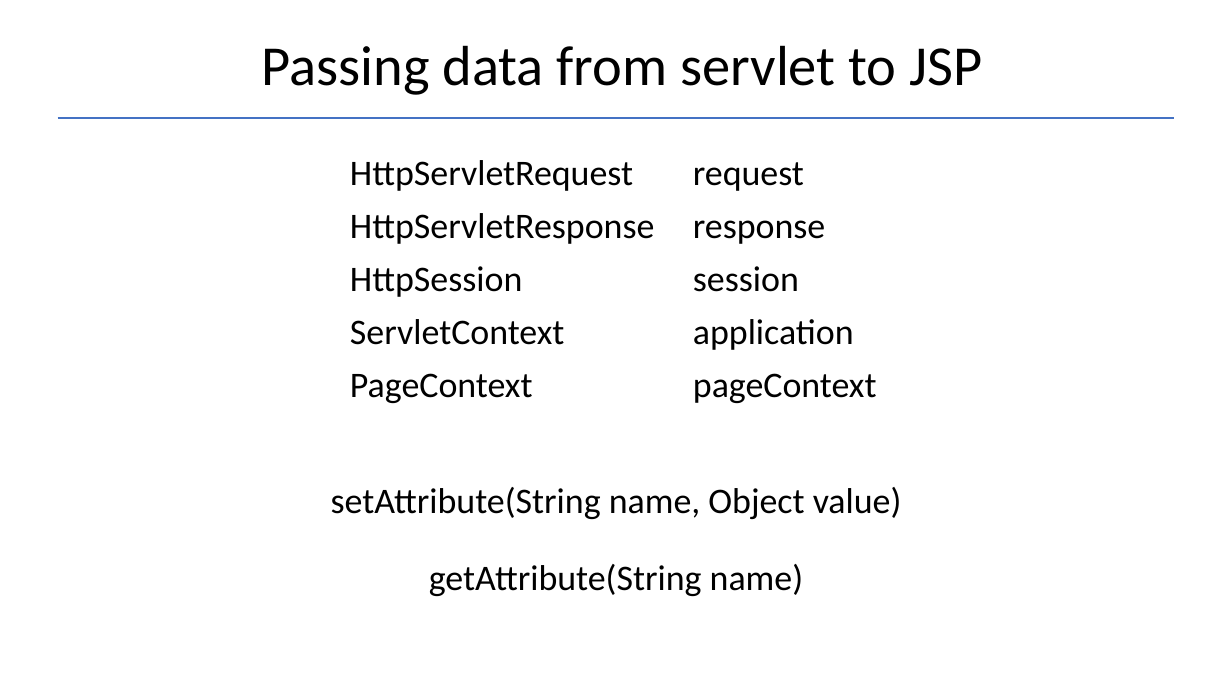
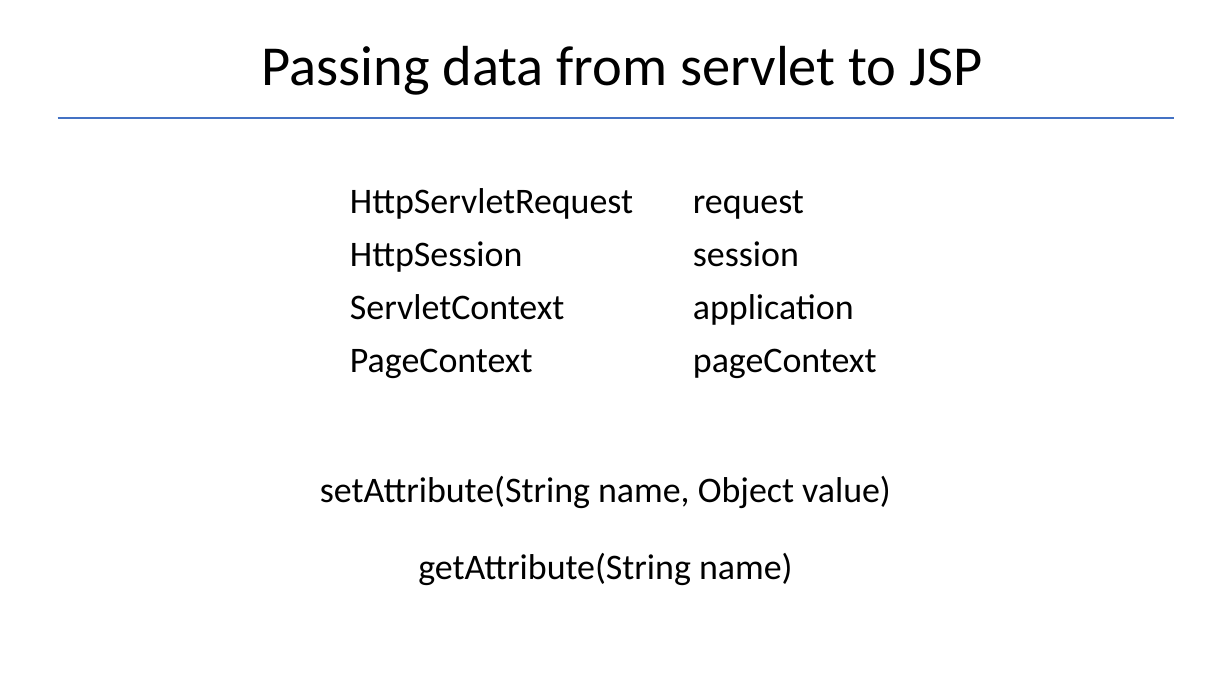
Before and after one commit to Garnik94/Levelup_presentations, a slide deck: slide 24 of Servlet/Servlet_Presentation.pptx. Drawn at 1232x693 pixels with LibreOffice and Linux fonts; fonts in the diff are those of the drawing. Boxes give left, top, right and bottom in pixels: in the first picture for what was removed or moved away, otherwise in the second. Text is boxed around its words. In the diff, an @@ line names an element or a change of style, - is before the commit and + after.

```diff
--- a/Servlet/Servlet_Presentation.pptx
+++ b/Servlet/Servlet_Presentation.pptx
@@ table at (x1=341, y1=175, x2=892, y2=427) @@
-row 2: HttpServletResponse | response
@@ table resized from (x1=341, y1=146, x2=892, y2=451) to (x1=341, y1=175, x2=892, y2=427) @@
@@ text "setAttribute(String name, Object value)" moved from (x1=331, y1=487, x2=902, y2=596) to (x1=320, y1=476, x2=891, y2=585) @@
```
Also in this commit, not shown: 2 other files.
